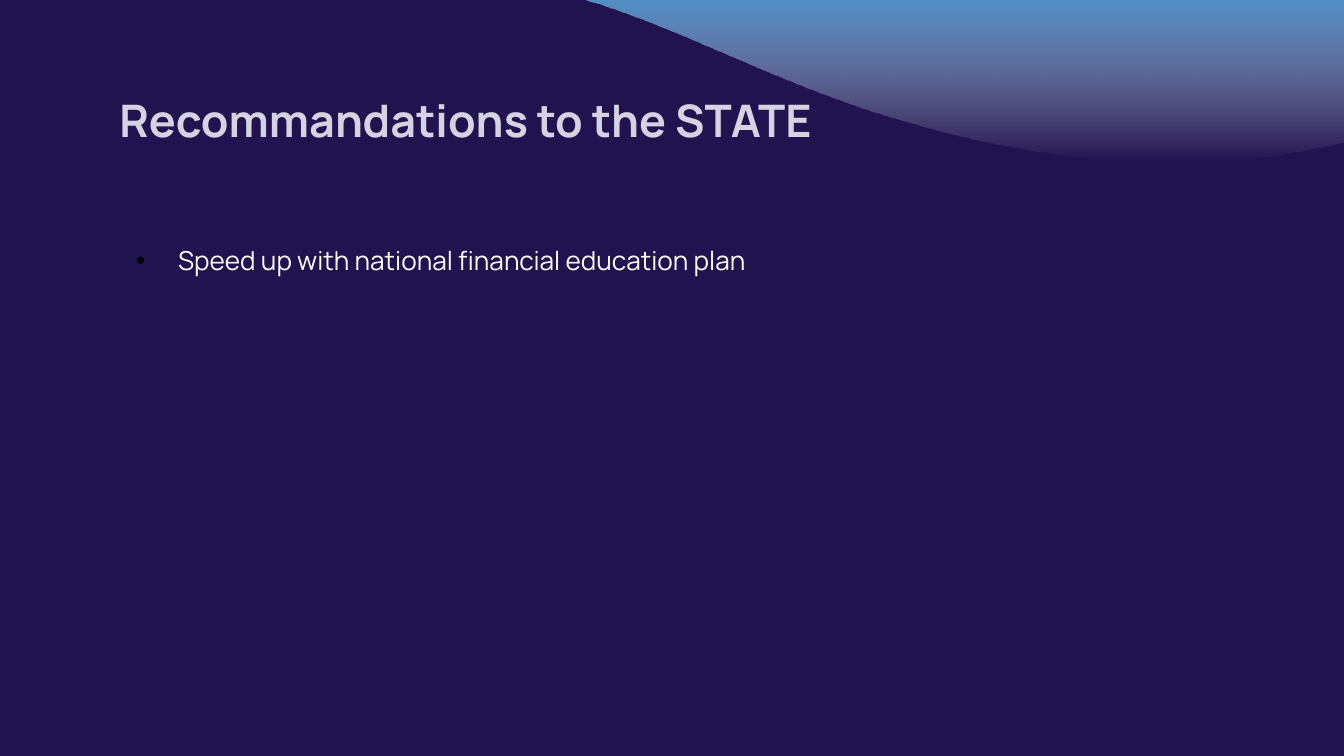
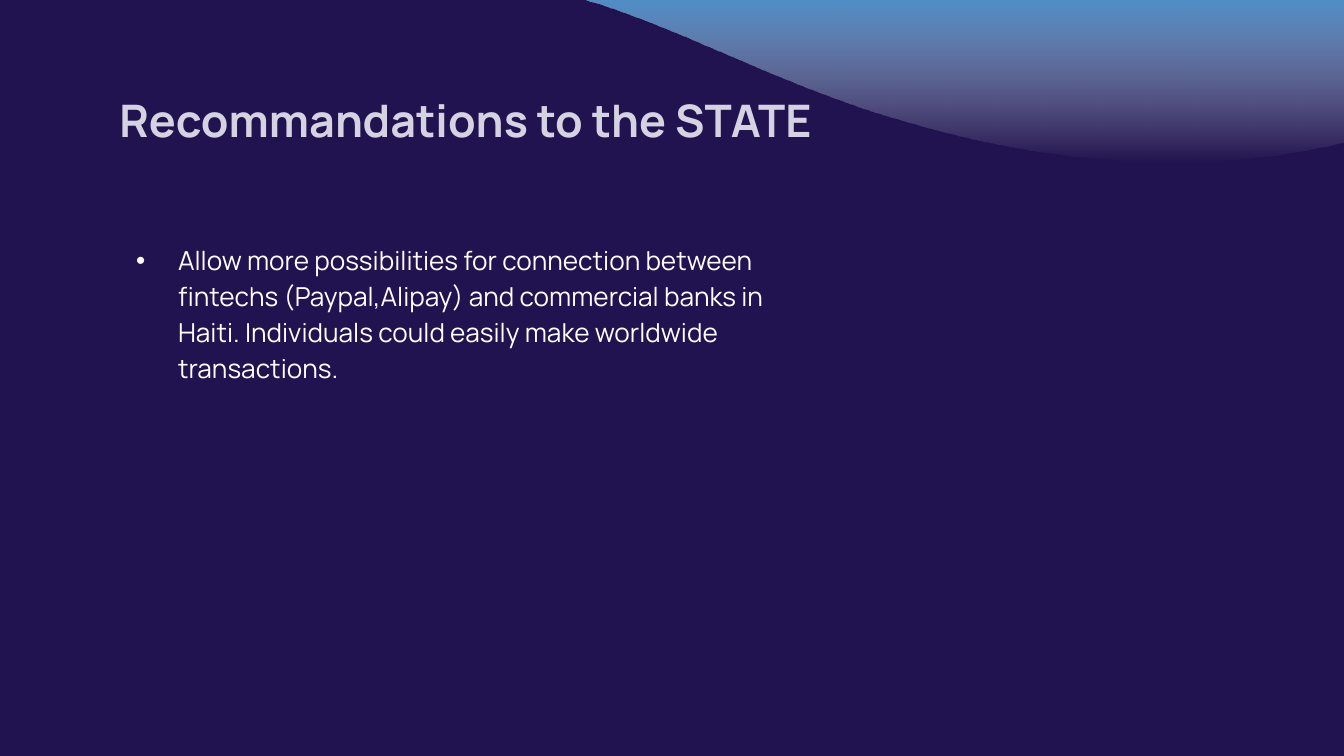
Before and after one commit to VIP509/Finance-Inclusion-1, a slide deck: slide 22 of Pierry Valcin Presentation.pptx. Drawn at 1344x756 pixels with LibreOffice and Linux fonts; fonts in the diff are those of the drawing. Boxes give left, top, right and bottom in pixels: in the first picture for what was removed or moved away, otherwise in the second. Text is boxed around its words. In the diff, an @@ line names an element or a change of style, - is before the commit and + after.

```diff
--- a/Pierry Valcin Presentation.pptx
+++ b/Pierry Valcin Presentation.pptx
@@ subtitle at <box>178,250,763,379</box>: text changed @@
-• Speed up with national financial education plan
+• Allow more possibilities for connection between fintechs (Paypal,Alipay) and commercial banks in Haiti. Individuals could easily make worldwide transactions.
```
Also in this commit, not shown: 9 other slides changed.
